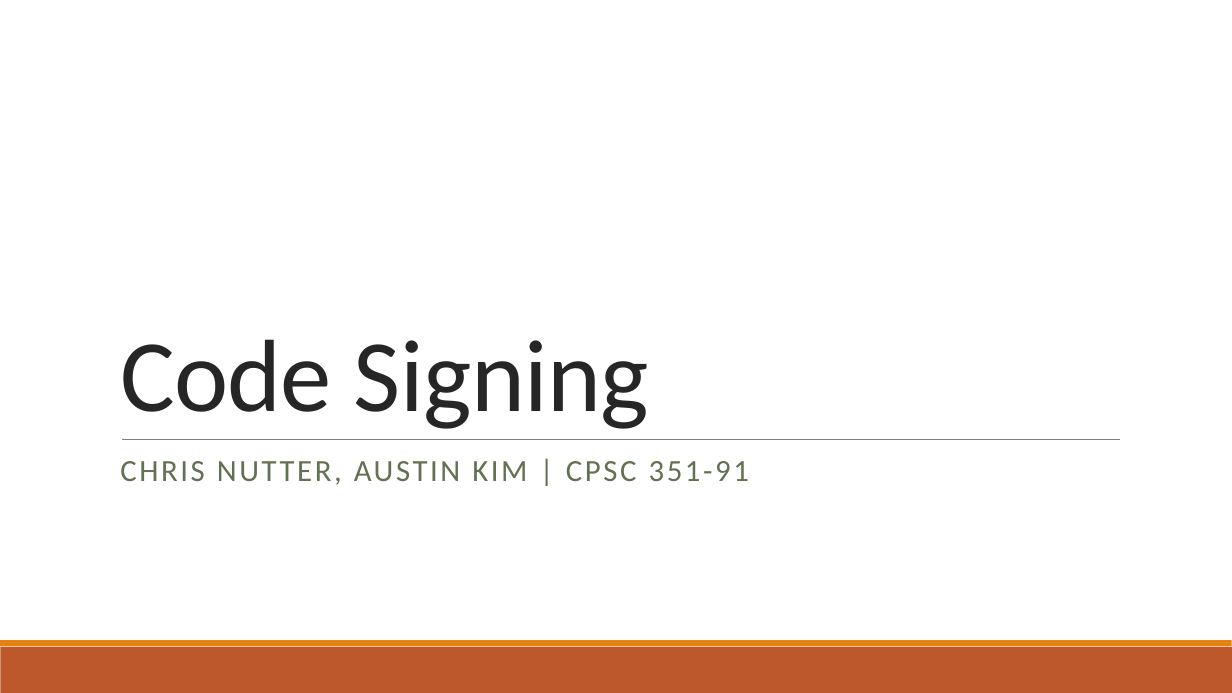
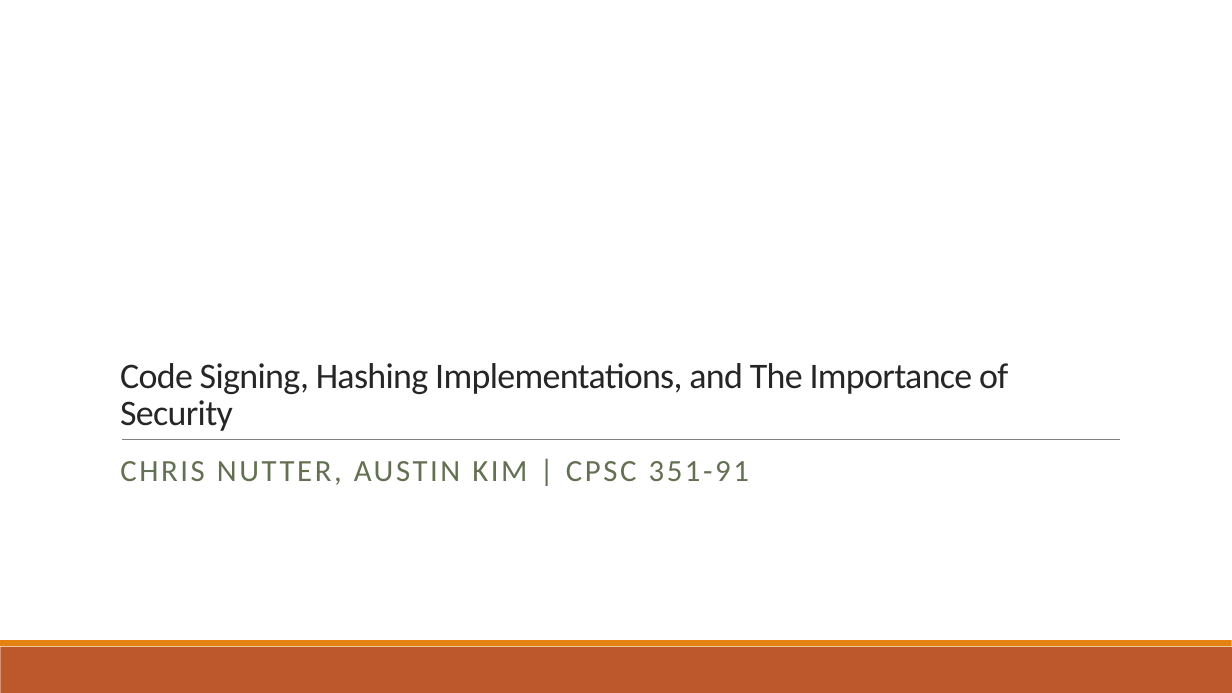
Before and after one commit to dkim286/CPSC-351-Research, a slide deck: slide 1 of code_signing_present.pptm. Drawn at 1232x693 pixels with LibreOffice and Linux fonts; fonts in the diff are those of the drawing. Boxes give left, top, right and bottom in pixels: in the first picture for what was removed or moved away, otherwise in the second. Text is boxed around its words. In the diff, an @@ line names an element or a change of style, - is before the commit and + after.

```diff
--- a/code_signing_present.pptm
+++ b/code_signing_present.pptm
@@ title at [120,363,1008,431]: text changed; size 80 to 28 pt @@
-Code Signing
+Code Signing, Hashing Implementations, and The Importance of Security
```
Also in this commit, not shown: 4 other files.
